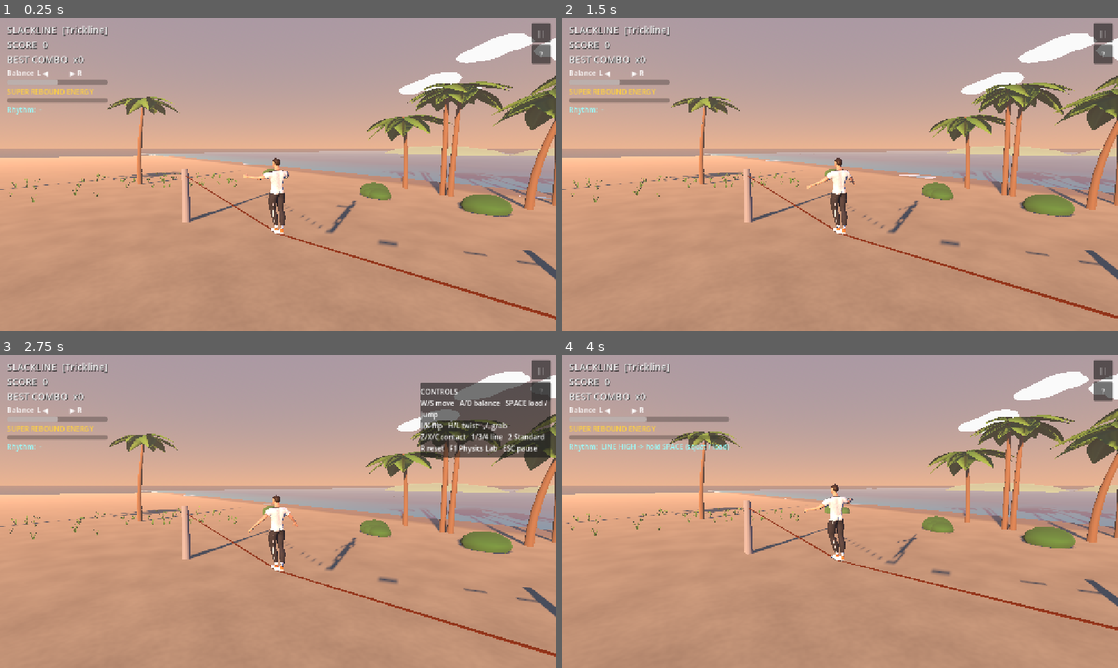
Above: before the commit, frames 1-4 (two rows, left to right).
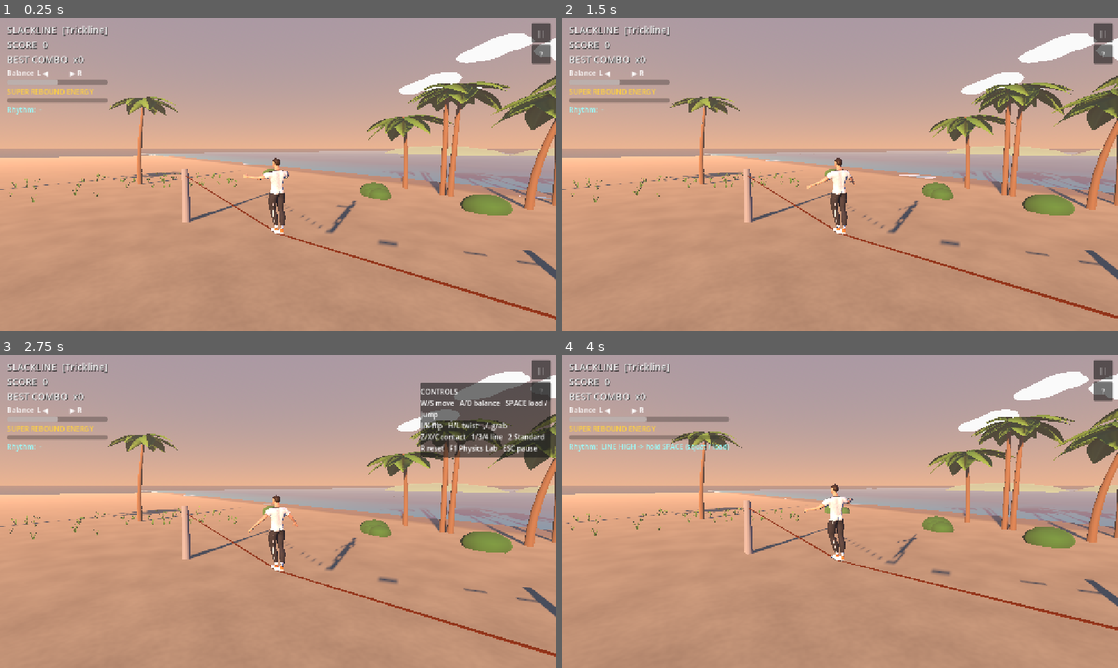
Above: after the commit, the same moments.

Repository: michaelemur/slackline
Game: Godot game, scene res://scenes/main.tscn
The game is run twice, just before and just after one commit, with the same random seed, the same clock (stepped at 60 frames per second) and the same inputs.
Inputs (mouse positions are in pixels of both pictures, inside the frame that each line leads up to):
- Up to frame 1 (0.25 s): no input
- Up to frame 2 (1.5 s): click "||" at 0.5 s; click "Restart line" at 1.25 s
- Up to frame 3 (2.75 s): click "?" at 2 s
- Up to frame 4 (4 s): tap Enter at 2.75 s; move the mouse to (962, 495) at 2.77 s; hold E (arm_right) 2.78-3.5 s; hold Space (body_tuck) 2.78-3.5 s; click (962, 495) at 2.92 s; drag from (728, 527) to (812, 574) at 3.52 s

The runs differ from the first frame. In frame 1, 0.5% of the frame differs, in the area x 19-100%, y 19-64%; in frame 2, 0.4%; in frame 3, 0.4%; in frame 4, 0.4%.

Commit message:
Batch beach scenery for mobile rendering

Diff:
--- a/scripts/world/beach_environment.gd
+++ b/scripts/world/beach_environment.gd
@@ -332,10 +332,11 @@
 	var lean := _rng.randf_range(0.6, 1.8)
 	var segs := 7
 	var prev := Vector3.ZERO
+	var trunk_builder := SurfaceTool.new()
+	trunk_builder.begin(Mesh.PRIMITIVE_TRIANGLES)
 	for i in range(segs):
 		var t := float(i + 1) / segs
 		var p := Vector3(lean * t * t, h * t, 0.0)
-		var seg := MeshInstance3D.new()
 		var cm := CylinderMesh.new()
 		var r := lerpf(0.22, 0.13, t)
 		cm.top_radius = r * 0.95
@@ -343,36 +344,46 @@
 		cm.height = prev.distance_to(p) + 0.05
 		cm.radial_segments = 8
 		cm.rings = 1
-		seg.mesh = cm
-		seg.material_override = trunk_mat
-		seg.position = (prev + p) * 0.5
 		var dir := (p - prev).normalized()
-		seg.basis = Basis(Quaternion(Vector3.UP, dir))
-		palm.add_child(seg)
+		var segment_basis := Basis(Quaternion(Vector3.UP, dir))
+		trunk_builder.append_from(cm, 0, Transform3D(segment_basis, (prev + p) * 0.5))
 		prev = p
+	var trunk := MeshInstance3D.new()
+	trunk.mesh = trunk_builder.commit()
+	trunk.material_override = trunk_mat
+	palm.add_child(trunk)
 	# crown: fronds radiating out, drooping
 	var crown := Node3D.new()
 	crown.position = prev
 	palm.add_child(crown)
 	var n := 9
+	var frond_builder := SurfaceTool.new()
+	frond_builder.begin(Mesh.PRIMITIVE_TRIANGLES)
 	for i in range(n):
-		var f := MeshInstance3D.new()
-		f.mesh = frond
-		f.material_override = leaf_mat
-		f.rotation = Vector3(0.0, TAU * i / n + _rng.randf_range(-0.2, 0.2), _rng.randf_range(-0.25, 0.15))
-		f.scale = Vector3.ONE * _rng.randf_range(0.85, 1.15)
-		crown.add_child(f)
+		var rotation := Vector3(0.0, TAU * i / n + _rng.randf_range(-0.2, 0.2), _rng.randf_range(-0.25, 0.15))
+		var scale := Vector3.ONE * _rng.randf_range(0.85, 1.15)
+		frond_builder.append_from(frond, 0, Transform3D(Basis.from_euler(rotation).scaled(scale), Vector3.ZERO))
+	var fronds := MeshInstance3D.new()
+	fronds.mesh = frond_builder.commit()
+	fronds.material_override = leaf_mat
+	crown.add_child(fronds)
+	var coconut_mesh := SphereMesh.new()
+	coconut_mesh.radius = 0.12
+	coconut_mesh.height = 0.24
+	coconut_mesh.radial_segments = 8
+	coconut_mesh.rings = 4
+	var coconuts := MultiMesh.new()
+	coconuts.transform_format = MultiMesh.TRANSFORM_3D
+	coconuts.mesh = coconut_mesh
+	coconuts.instance_count = 3
 	for i in range(3):
-		var c := MeshInstance3D.new()
-		var sp := SphereMesh.new()
-		sp.radius = 0.12
-		sp.height = 0.24
-		sp.radial_segments = 8
-		sp.rings = 4
-		c.mesh = sp
-		c.material_override = nut_mat
-		c.position = Vector3(cos(i * 2.1) * 0.18, -0.2, sin(i * 2.1) * 0.18)
-		crown.add_child(c)
+		var c := Vector3(cos(i * 2.1) * 0.18, -0.2, sin(i * 2.1) * 0.18)
+		coconuts.set_instance_transform(i, Transform3D(Basis.IDENTITY, c))
+	var coconut_instances := MultiMeshInstance3D.new()
+	coconut_instances.multimesh = coconuts
+	coconut_instances.material_override = nut_mat
+	coconut_instances.cast_shadow = GeometryInstance3D.SHADOW_CASTING_SETTING_OFF
+	crown.add_child(coconut_instances)
 
 
 ## One frond: a drooping strip with leaflets, UV.x 0 (stem) -> 1 (tip).
@@ -417,17 +428,27 @@
 	bush.height = 2.0
 	bush.radial_segments = 10
 	bush.rings = 5
+	var bush_transforms: Array[Transform3D] = []
 	for p in plant_spots_for_length(line_length):
 		if not is_clear_of_line(p, line_length, BUSH_FOOTPRINT_RADIUS):
 			continue
 		for k in range(3):
-			var b := MeshInstance3D.new()
-			b.mesh = bush
-			b.material_override = bush_mat
 			var s := _rng.randf_range(0.5, 1.0)
-			b.scale = Vector3(s * 1.3, s * 0.8, s * 1.2)
-			b.position = p + Vector3(_rng.randf_range(-1, 1), s * 0.3, _rng.randf_range(-1, 1))
-			add_child(b)
+			var bush_scale := Vector3(s * 1.3, s * 0.8, s * 1.2)
+			var bush_position := p + Vector3(_rng.randf_range(-1, 1), s * 0.3, _rng.randf_range(-1, 1))
+			bush_transforms.append(Transform3D(Basis.IDENTITY.scaled(bush_scale), bush_position))
+	if not bush_transforms.is_empty():
+		var bush_multimesh := MultiMesh.new()
+		bush_multimesh.transform_format = MultiMesh.TRANSFORM_3D
+		bush_multimesh.mesh = bush
+		bush_multimesh.instance_count = bush_transforms.size()
+		for i in range(bush_transforms.size()):
+			bush_multimesh.set_instance_transform(i, bush_transforms[i])
+		var bushes := MultiMeshInstance3D.new()
+		bushes.multimesh = bush_multimesh
+		bushes.material_override = bush_mat
+		bushes.cast_shadow = GeometryInstance3D.SHADOW_CASTING_SETTING_OFF
+		add_child(bushes)
 	# grass tufts: one MultiMesh, swaying with the leaf shader
 	var leaf_mat := ShaderMaterial.new()
 	var sh := Shader.new()
@@ -479,14 +500,20 @@
 		var c := Node3D.new()
 		c.position = Vector3(_rng.randf_range(-150, line_length + 130.0), _rng.randf_range(45, 70), _rng.randf_range(160, 260))
 		c.set_meta("speed", _rng.randf_range(0.6, 1.4))
+		var cloud_multimesh := MultiMesh.new()
+		cloud_multimesh.transform_format = MultiMesh.TRANSFORM_3D
+		cloud_multimesh.mesh = sp
+		cloud_multimesh.instance_count = 4
 		for k in range(4):
-			var puff := MeshInstance3D.new()
-			puff.mesh = sp
-			puff.material_override = mat
-			puff.cast_shadow = GeometryInstance3D.SHADOW_CASTING_SETTING_OFF
 			var r := _rng.randf_range(5, 9)
-			puff.scale = Vector3(r * 1.6, r * 0.6, r)
-			puff.position = Vector3(k * 7.0 - 10.0, _rng.randf_range(-1.5, 2.0), _rng.randf_range(-2, 2))
-			c.add_child(puff)
+			var puff_scale := Vector3(r * 1.6, r * 0.6, r)
+			var puff_position := Vector3(k * 7.0 - 10.0, _rng.randf_range(-1.5, 2.0), _rng.randf_range(-2, 2))
+			cloud_multimesh.set_instance_transform(k,
+				Transform3D(Basis.IDENTITY.scaled(puff_scale), puff_position))
+		var cloud_puffs := MultiMeshInstance3D.new()
+		cloud_puffs.multimesh = cloud_multimesh
+		cloud_puffs.material_override = mat
+		cloud_puffs.cast_shadow = GeometryInstance3D.SHADOW_CASTING_SETTING_OFF
+		c.add_child(cloud_puffs)
 		add_child(c)
 		_clouds.append(c)
--- a/tests/test_environment_polish.gd
+++ b/tests/test_environment_polish.gd
@@ -35,3 +35,25 @@
 		"foam fades with ordered smoothstep edges on mobile shader compilers")
 	check(not BeachScript.OCEAN_SHADER.contains("smoothstep(1.6, 0.0"),
 		"undefined reversed smoothstep edges are removed")
+
+
+func test_beach_batches_repeated_geometry_for_mobile() -> void:
+	var beach: BeachEnvironment = BeachScript.new()
+	beach._rebuild_layout()
+	for length in [15.0, 30.0, 40.0]:
+		beach.configure_for_line_length(length)
+		var meshes := beach.find_children("*", "MeshInstance3D", true, false)
+		var batches := beach.find_children("*", "MultiMeshInstance3D", true, false)
+		var batched_instances := 0
+		for node in batches:
+			var batch := node as MultiMeshInstance3D
+			check(batch.multimesh != null, "all repeated scenery batches have a MultiMesh")
+			if batch.multimesh != null:
+				batched_instances += batch.multimesh.instance_count
+		check(meshes.size() <= 40,
+			"%dm beach keeps separate mesh nodes bounded after repeated-geometry batching" % int(length))
+		check(batches.size() <= 25 and batched_instances >= 340,
+			"%dm beach keeps palms, vegetation and clouds instanced without dropping scenery" % int(length))
+		check(beach._clouds.size() == 7,
+			"%dm preset retains all moving cloud groups after rebuild" % int(length))
+	beach.free()
Not shown, changed: docs/AUTONOMOUS_DEVELOPMENT_LOG.md
